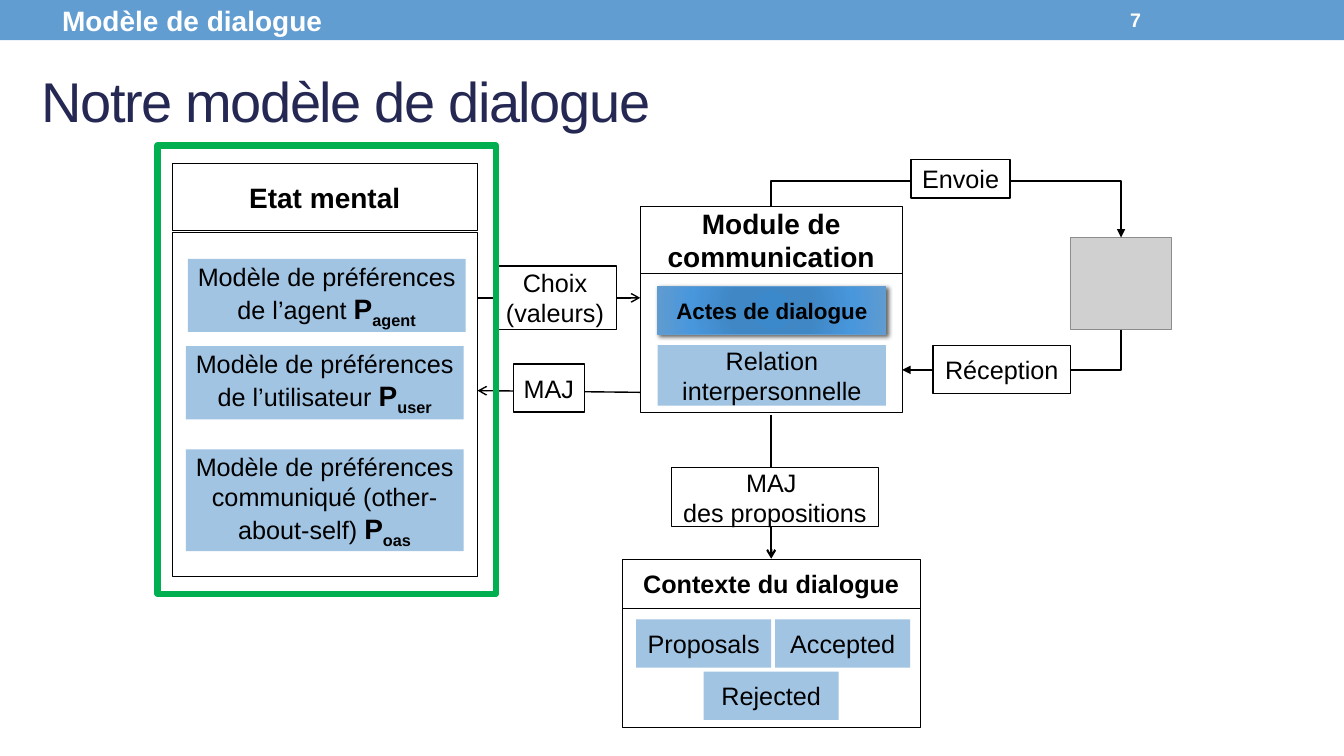
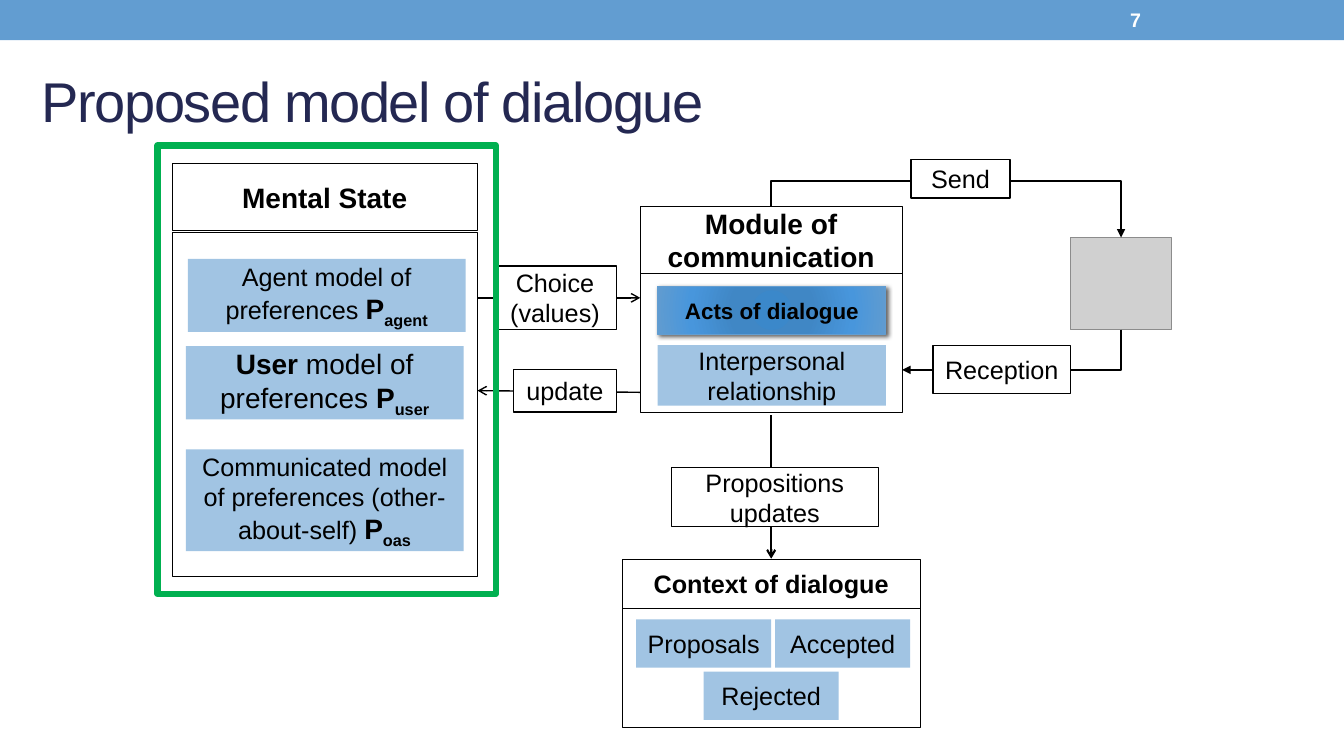
Before and after one commit to Olydia/Discolog, a slide deck: slide 7 of papers/Presentations/WACAI_EN.pptx. Drawn at 1344x756 pixels with LibreOffice and Linux fonts; fonts in the diff are those of the drawing; grey boxes stand for pictures. Boxes give left, top, right and bottom in pixels: in the first picture for what was removed or moved away, otherwise in the second. Text is boxed around its words. In the diff, an @@ line names an element or a change of style, - is before the commit and + after.

```diff
--- a/papers/Presentations/WACAI_EN.pptx
+++ b/papers/Presentations/WACAI_EN.pptx
@@ text removed at (62, 10, 322, 36) @@
-Modèle de dialogue
@@ title at (42, 81, 704, 131): text changed @@
-Notre modèle de dialogue
+Proposed model of dialogue
@@ text in rectangle at (931, 169, 990, 189): text changed @@
-Envoie
+Send
@@ text in rectangle at (242, 187, 408, 209): text changed @@
-Etat mental
+Mental State
@@ text in rectangle at (668, 213, 875, 268): text changed @@
-Module de communication
+Module of communication
@@ text in rectangle at (226, 267, 411, 325): text changed @@
-Modèle de préférences de l’agent Pagent
+Agent model of preferences Pagent
@@ text in rectangle at (510, 273, 600, 328): text changed @@
-Choix
-(valeurs)
+Choice
+(values)
@@ text in rectangle at (685, 302, 859, 324): text changed @@
-Actes de dialogue
+Acts of dialogue
@@ text in rectangle at (220, 353, 413, 413): text changed; size 18 to 20 pt @@
-Modèle de préférences de l’utilisateur Puser
+User model of preferences Puser
@@ text in rectangle at (698, 351, 845, 406): text changed @@
-Relation interpersonnelle
+Interpersonal relationship
@@ rectangle "update": place and size @@
-rectangle "update" at (513, 364, 585, 412)
+rectangle "update" at (513, 370, 616, 412)
@@ text in rectangle at (526, 381, 603, 406): text changed @@
-MAJ
+update
@@ text in rectangle at (945, 360, 1058, 385): text changed @@
-Réception
+Reception
@@ text in rectangle at (202, 457, 448, 545): text changed @@
-Modèle de préférences communiqué (other-about-self) Poas
+Communicated model of preferences (other-about-self) Poas
@@ text in rectangle at (705, 473, 844, 528): text changed @@
-MAJ
-des propositions
+Propositions
+updates
@@ text in rectangle at (654, 574, 888, 599): text changed @@
-Contexte du dialogue
+Context of dialogue
```
Also in this commit, not shown: 14 other slides changed, 2 slides added, 4 slides removed, 4 other files.
